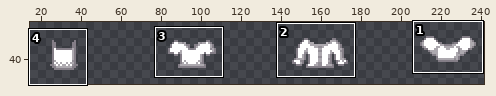
Sprite sheet -- resources/player/player_man_top.png. The first picture is a wide view before the edit; the outline marks the close-up.
Close-up. Before the edit:
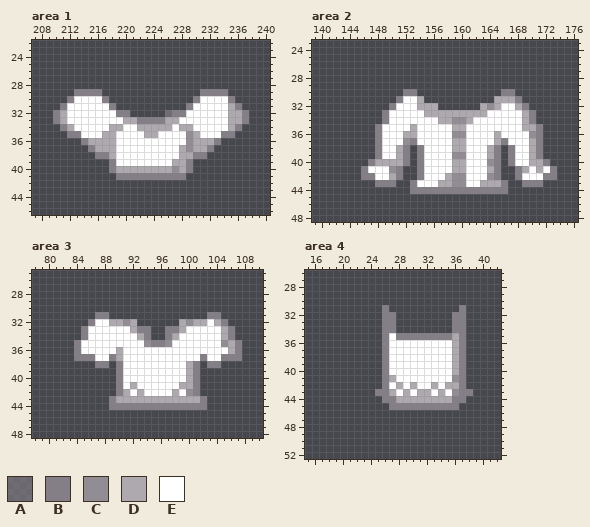
The file is 256x72 pixels. Shown: area 1: x 207..240, y 22..46; area 2: x 139..176, y 23..48; area 3: x 78..110, y 25..48; area 4: x 15..42, y 26..52. The wide view leaves out empty margins.
Palette (. is transparent): A #847e87aa  B #847e87  C #928d95  D #ada9af  E #ffffff
The result:
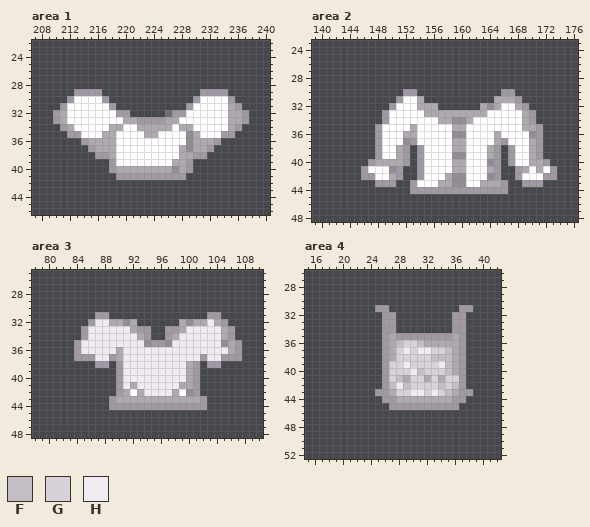
Colours new in this view: F #c2bec4  G #d7d2d9  H #f0ebf2
From old to new:
colour B: #847e87 -> #a099a3
Changed rows in their new state; - is a pixel that keeps its letter.
Area 3:
first column x 85:
32 --HH--------------H--
33 -HHHHHH--------HHHHH-
34 -HHHHHHH------HHHHHH-
35 HHHHHHHHH----HHHHHHH-
36 HHHHH-HHHHHHHHHHHHHHH
37 --HH--HHHHHHHHHHH-HH-
38 ------HHHHHHHHH------
39 ------HHHHHHHHH------
40 ------HHHHHHHHH------
41 ------H-HHHHHH-------
42 ---------HHHH--------
Area 4:
first column x 25:
31 B------------B
first column x 27:
35 D---------
36 DFGGFDDDD-
37 DGHGHHGGF-
38 DGGGGGFFF-
39 GGHGGGGHF-
40 GGGHFGGGF-
41 GFDGGDGDGG
42 FHFGGGGFGF
43 -GGHHGHGFD
Where, in picture pixels (left, top, right, bottom), the same in both close-ups:
changed: (53, 89, 249, 180)
changed: (361, 89, 557, 194)
changed: (74, 312, 242, 410)
changed: (375, 305, 473, 410)
